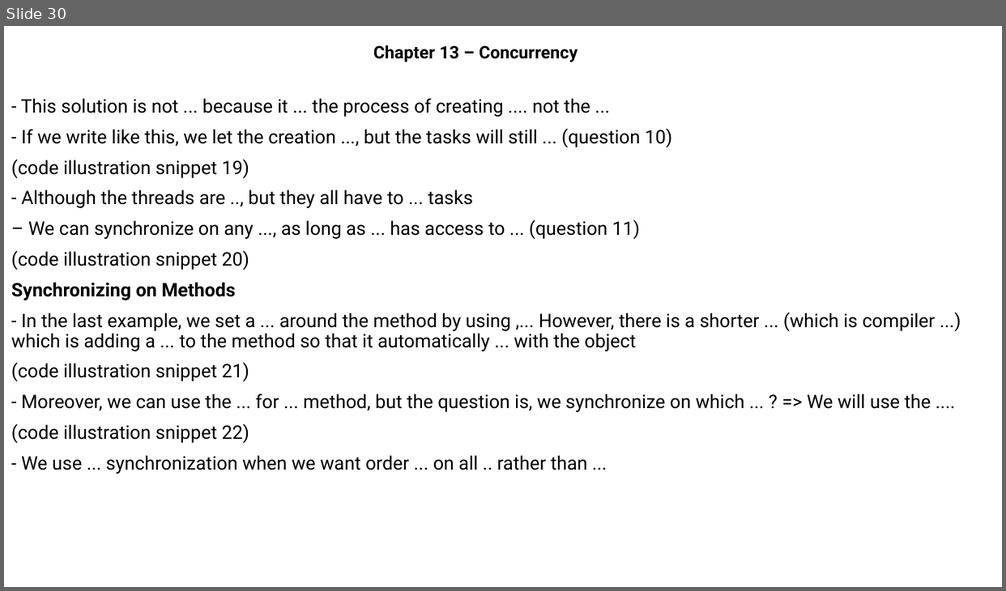
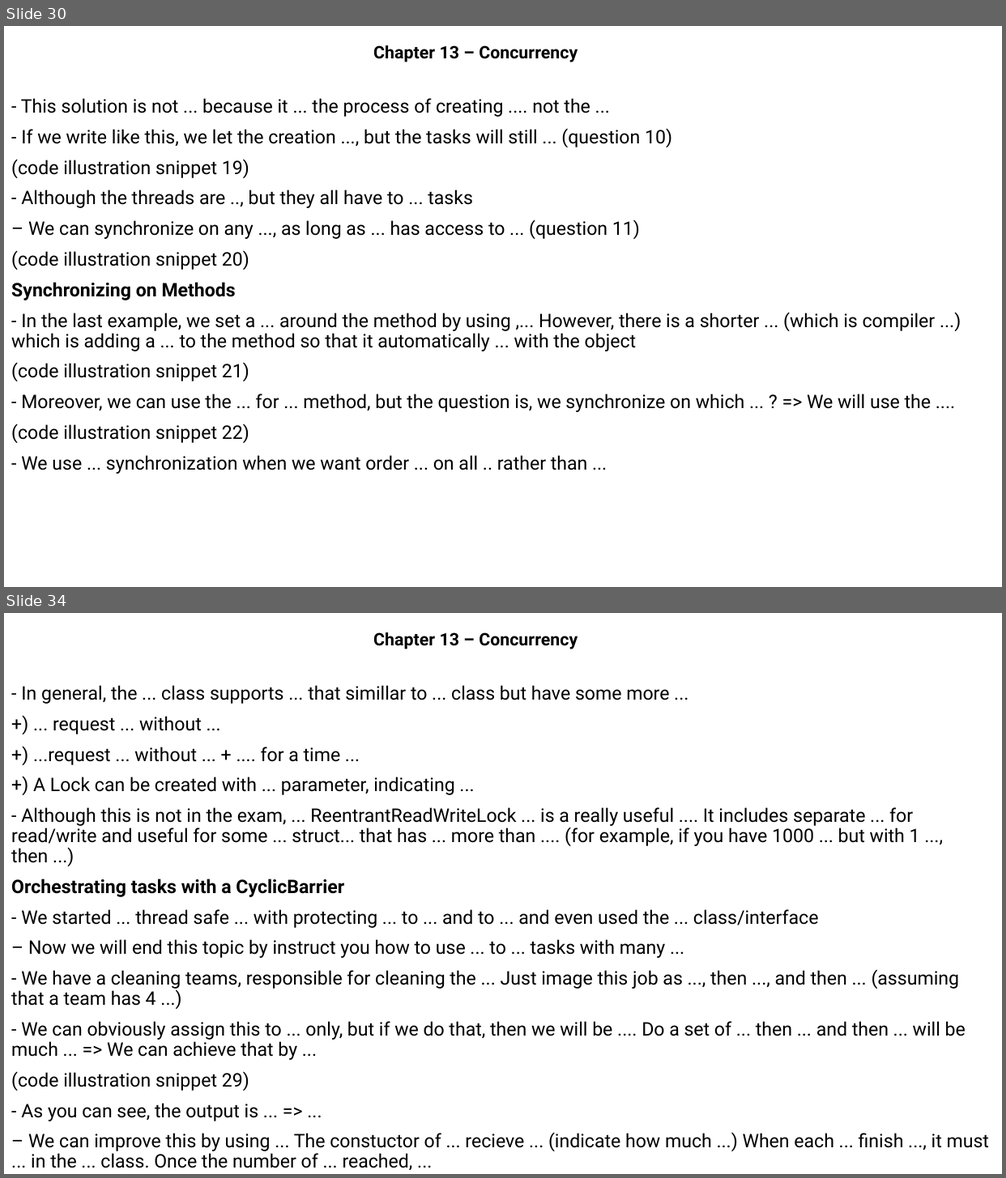
Before and after one commit to MaiDinhVinh/CS-Java, a slide deck: OCP17/Chapter 13 - Concurrency.pptx. Shown one above the other, each under a label of ours: slide 30 before the commit, slides 30 and 34 after it; the slides between them are not shown. The pictures are 1006x591 and 1006x1178 pixels, drawn with LibreOffice and Linux fonts; fonts in the diff are those of the drawing. Boxes give left, top, right and bottom in pixels: in the first picture for what was removed or moved away, otherwise in the second. Text is boxed around its words. In the diff, an @@ line names an element or a change of style, - is before the commit and + after.

```diff
--- a/OCP17/Chapter 13 - Concurrency.pptx
+++ b/OCP17/Chapter 13 - Concurrency.pptx
@@ slide 34 added at [4, 613, 1002, 1174], background #FFFFFF @@
@@ subtitle added at [373, 632, 577, 649], 16.6 pt, text #000000, bold @@
+Chapter 13 – Concurrency
@@ text added at [11, 685, 989, 1170], 18 pt, text #000000 @@
+- In general, the ... class supports ... that simillar to ... class but have some more ...
++) ... request ... without ...
++) ...request ... without ... + .... for a time ...
++) A Lock can be created with ... parameter, indicating ...
+- Although this is not in the exam, ... ReentrantReadWriteLock ... is a really useful .... It includes separate ... for read/write and useful for some ... struct... that has ... more than .... (for example, if you have 1000 ... but with 1 ..., then ...)
+Orchestrating tasks with a CyclicBarrier
+- We started ... thread safe ... with protecting ... to ... and to ... and even used the ... class/interface
+– Now we will end this topic by instruct you how to use ... to ... tasks with many ...
+- We have a cleaning teams, responsible for cleaning the ... Just image this job as ..., then ..., and then ... (assuming that a team has 4 ...)
+- We can obviously assign this to ... only, but if we do that, then we will be .... Do a set of ... then ... and then ... will be much ... => We can achieve that by ...
+(code illustration snippet 29)
+- As you can see, the output is ... => ...
+– We can improve this by using ... The constuctor of ... recieve ... (indicate how much ...) When each ... finish ..., it must ... in the ... class. Once the number of ... reached, ...
```
Also in this commit, not shown: 20 other slides added.
